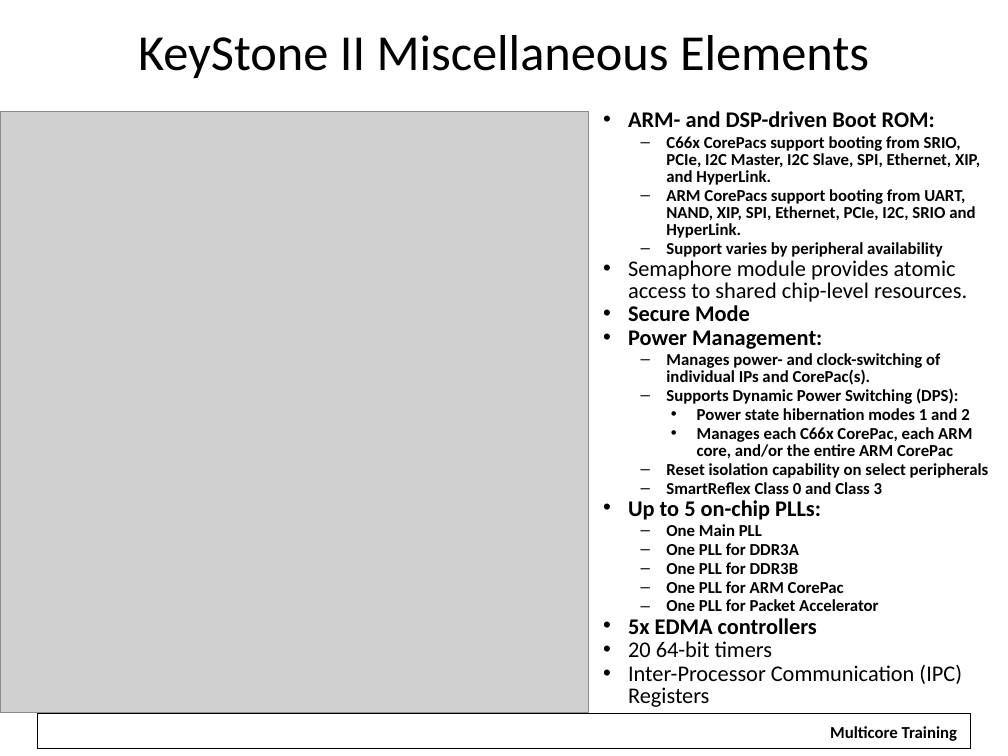
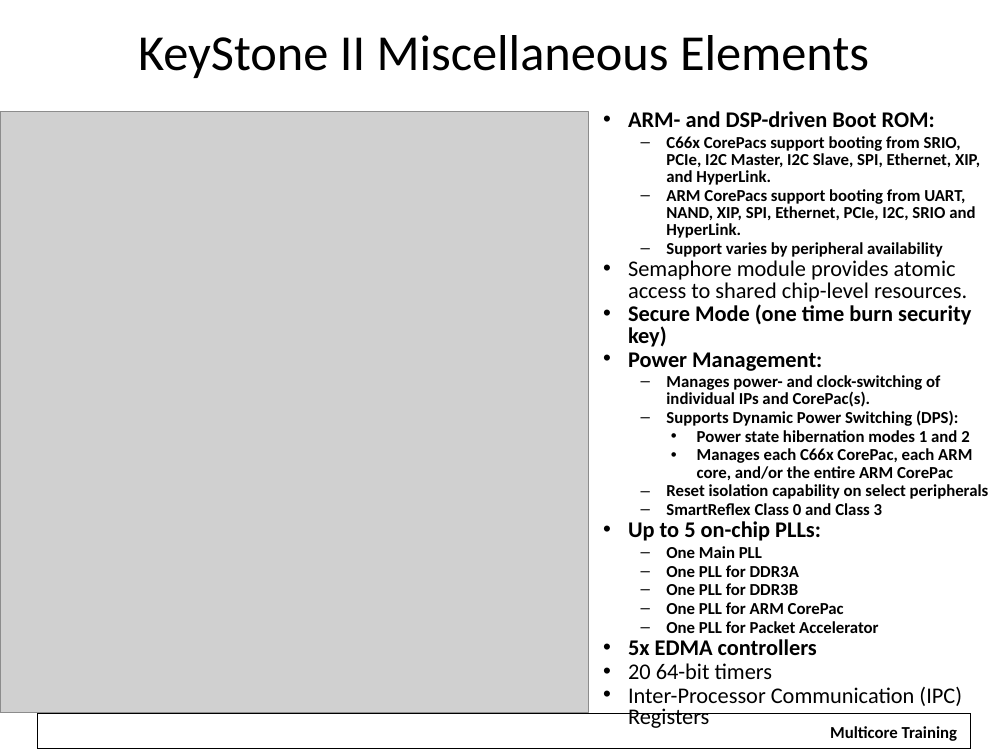
Before and after one commit to hari1989/keystone-workshop, a slide deck: slide 24 of preliminary/Working/presentations/KeyStone SoC Overview.pptx. Drawn at 1008x756 pixels with LibreOffice and Linux fonts; fonts in the diff are those of the drawing; grey boxes stand for pictures; background and template pictures are left out. Boxes give left, top, right and bottom in pixels: in the first picture for what was removed or moved away, otherwise in the second. Text is boxed around its words. In the diff, an @@ line names an element or a change of style, - is before the commit and + after.

```diff
--- a/preliminary/Working/presentations/KeyStone SoC Overview.pptx
+++ b/preliminary/Working/presentations/KeyStone SoC Overview.pptx
@@ text at (628,304,971,347): text changed @@
-• Secure Mode
+• Secure Mode (one time burn security key)
```
Also in this commit, not shown: 2 other slides changed.
